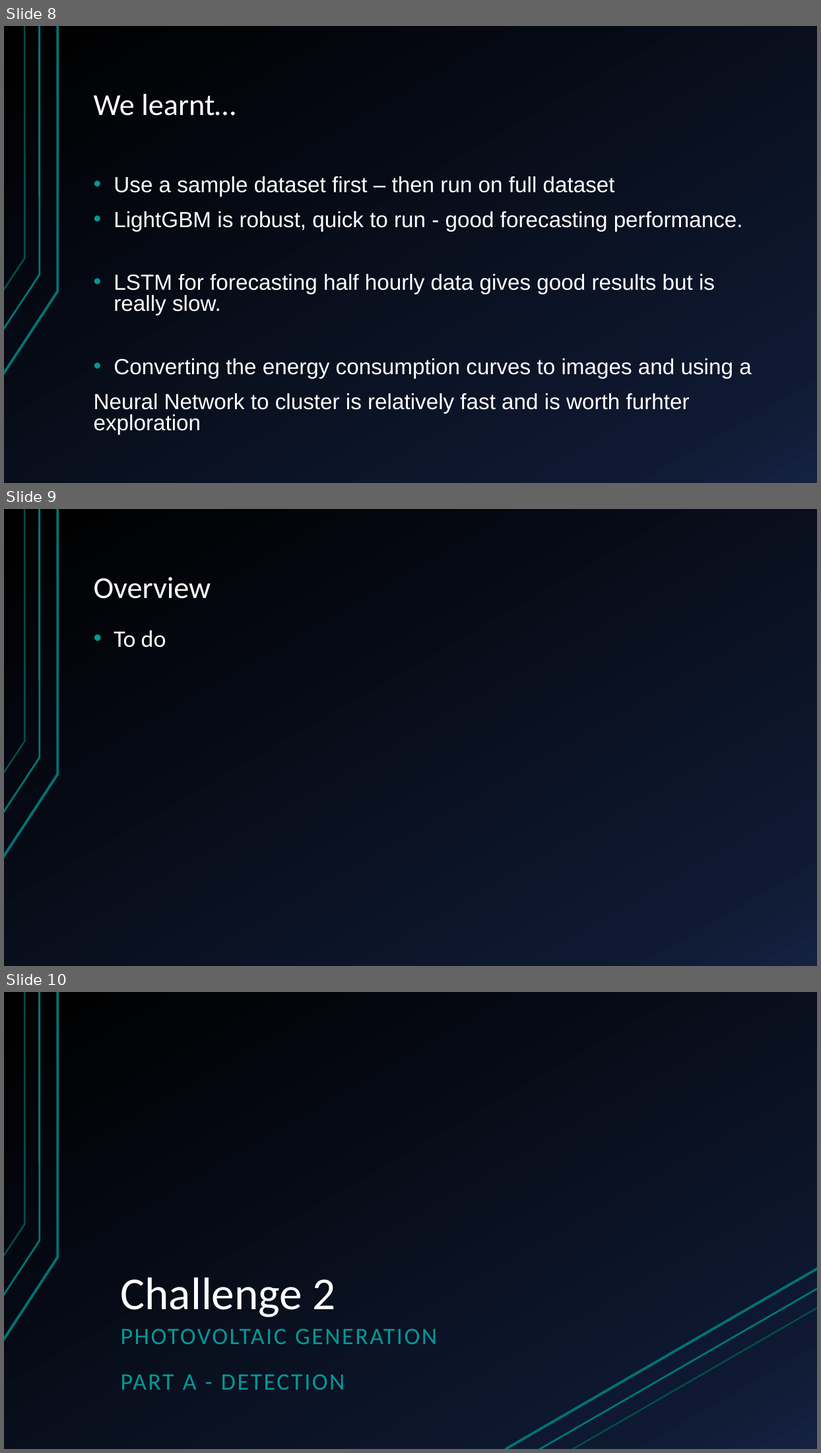
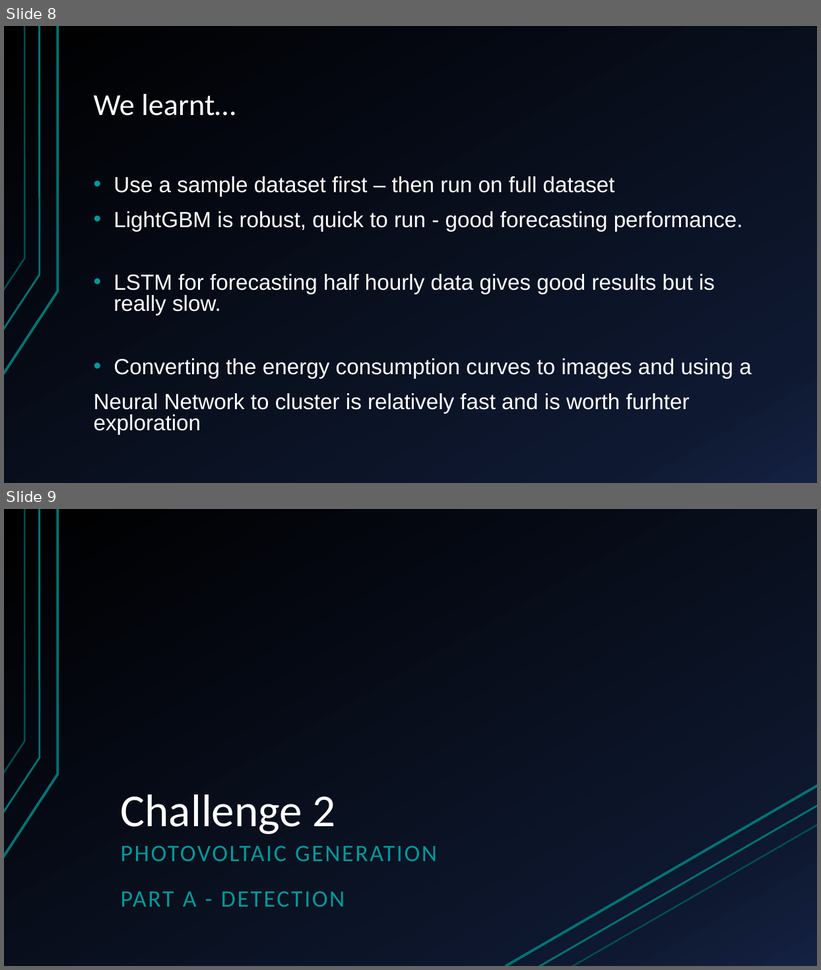
Before and after one commit to sofiary/teamunicornn, a slide deck: Western Power Hack-a-Gig Presentation.pptx. Shown one above the other, each under a label of ours: slides 8, 9 and 10 before the commit, slides 8 and 9 after it. The pictures are 821x1453 and 821x970 pixels, drawn with LibreOffice and Linux fonts; fonts in the diff are those of the drawing. Boxes give left, top, right and bottom in pixels: in the first picture for what was removed or moved away, otherwise in the second. Text is boxed around its words. In the diff, an @@ line names an element or a change of style, - is before the commit and + after.

```diff
--- a/Western Power Hack-a-Gig Presentation.pptx
+++ b/Western Power Hack-a-Gig Presentation.pptx
@@ slide 9 removed at <box>4,509,817,966</box>, background gradient #000000 to #0F1931 to #142242; not listed: 3 template elements that a slide beside it also shows @@
@@ title removed at <box>94,577,211,599</box> @@
-Overview
@@ text removed at <box>114,630,166,648</box> @@
-• To do
@@ what was slide 10 is now slide 9 @@
```
Also in this commit, not shown: 1 slide changed.
